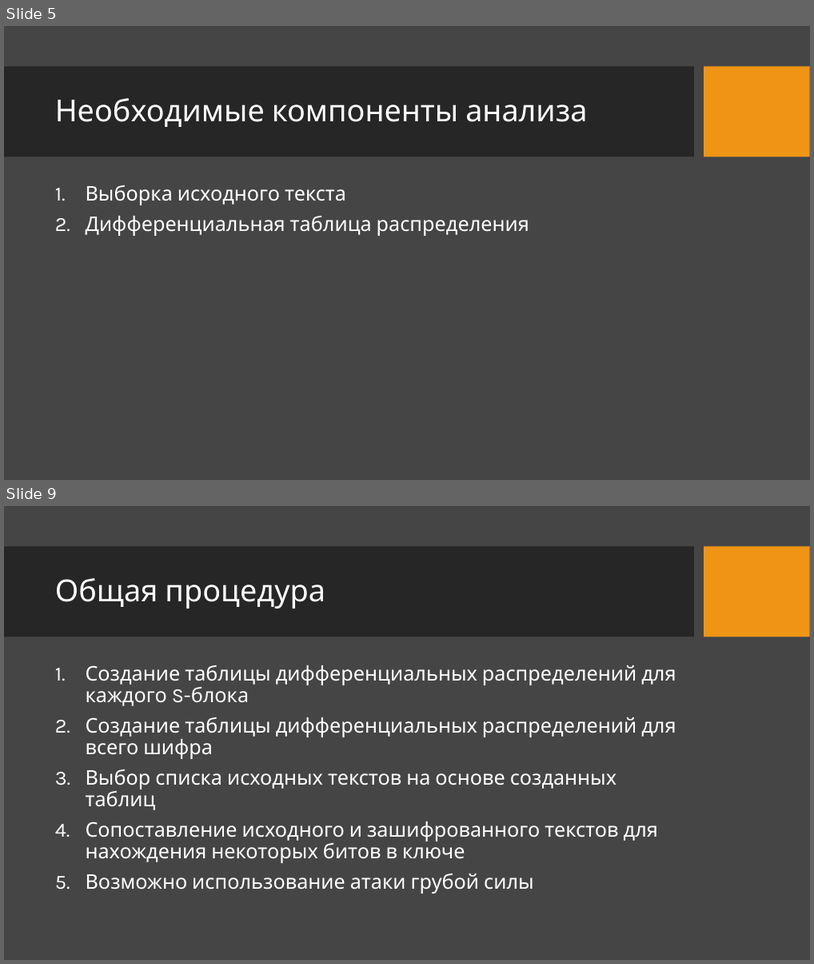
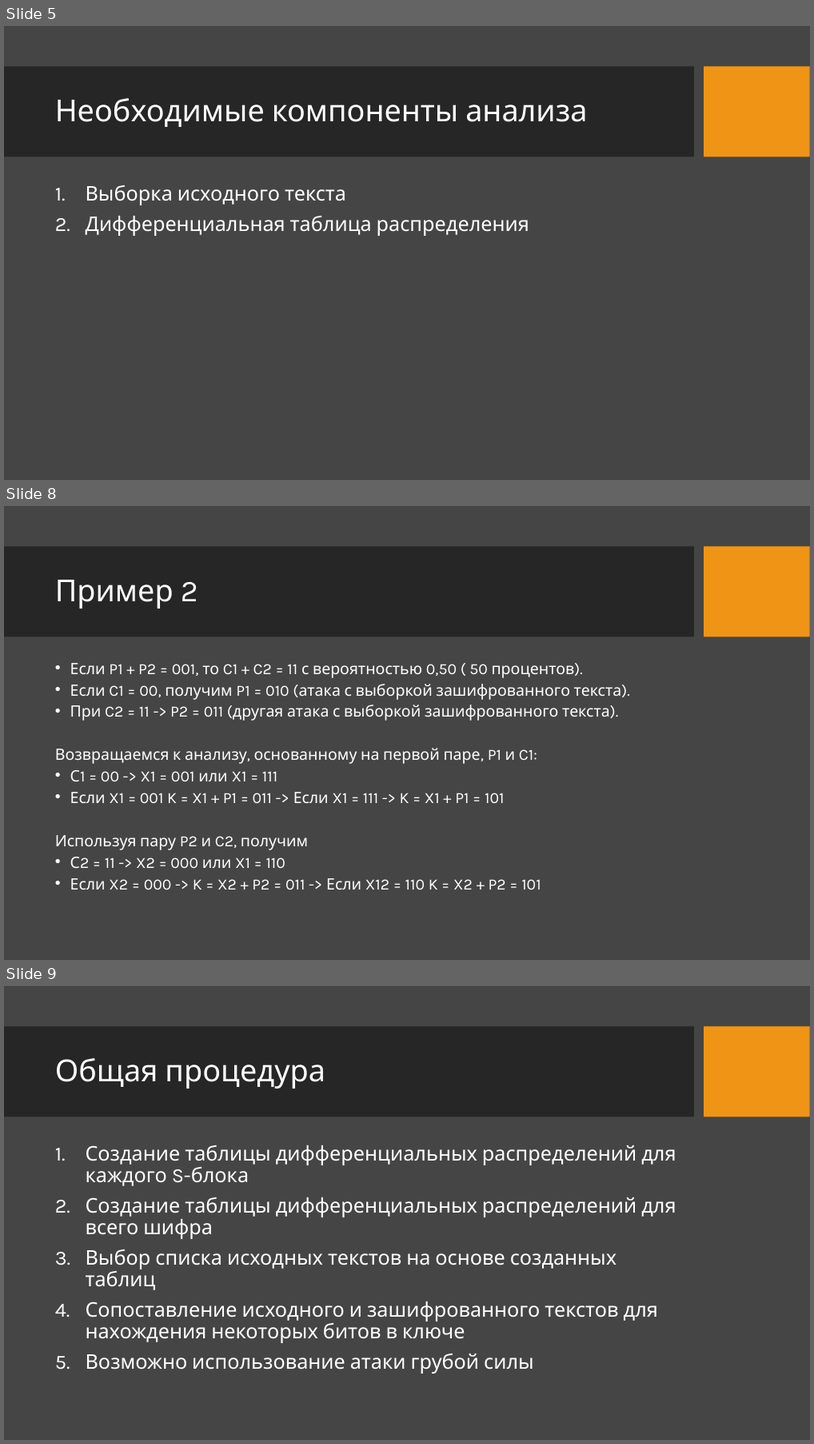
Before and after one commit to VladimirSolodilov/Programming, a slide deck: Дифференциальный криптоанализ.pptx. Shown one above the other, each under a label of ours: slides 5 and 9 before the commit, slides 5, 8 and 9 after it; the slides between them are not shown. The pictures are 814x964 and 814x1444 pixels, drawn with LibreOffice and Linux fonts; fonts in the diff are those of the drawing; background and template pictures are left out. Boxes give left, top, right and bottom in pixels: in the first picture for what was removed or moved away, otherwise in the second. Text is boxed around its words. In the diff, an @@ line names an element or a change of style, - is before the commit and + after.

Commit message:
1
1

```diff
--- a/Дифференциальный криптоанализ.pptx
+++ b/Дифференциальный криптоанализ.pptx
@@ slide 8 added at [4, 506, 810, 960], background picture (left out); not listed: 2 template elements that a slide beside it also shows @@
@@ title added at [55, 580, 198, 608], 36 pt, text #FFFFFF @@
+Пример 2
@@ text added at [55, 663, 622, 889], 18.6 pt, text #FFFFFF @@
+• Если P1 + P2 = 001, то C1 + C2 = 11 с вероятностью 0,50 ( 50 процентов).
+• Если C1 = 00, получим P1 = 010 (атака с выборкой зашифрованного текста).
+• При C2 = 11 -> P2 = 011 (другая атака с выборкой зашифрованного текста).
+Возвращаемся к анализу, основанному на первой паре, P1 и C1:
+• С1 = 00 -> X1 = 001 или X1 = 111
+• Если X1 = 001 K = X1 + P1 = 011 -> Если X1 = 111 -> K = X1 + P1 = 101
+Используя пару P2 и C2, получим
+• С2 = 11 -> X2 = 000 или X1 = 110
+• Если X2 = 000 -> K = X2 + P2 = 011 -> Если X12 = 110 K = X2 + P2 = 101
```
Also in this commit, not shown: 2 slides changed, 1 slide removed.
